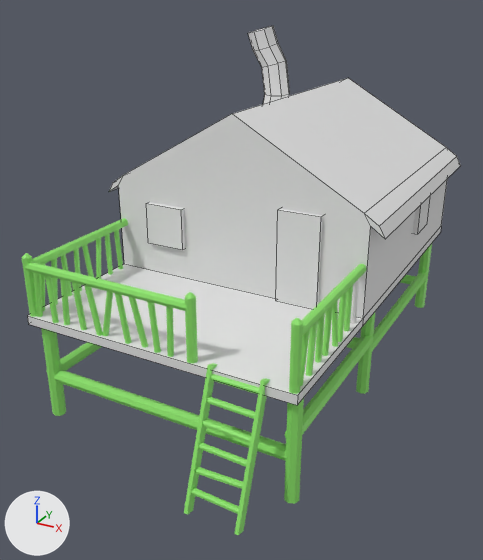
A saved change to the Blender file salemstalker/Assets/3D/buildings/swamphouse.blend.
Camera for both pictures: a 50 mm camera at (4.88, -11.48, 6.2) aimed at (-0.05, -2.53, 1.72). The lights are fixed; the arrows at lower left show +X, +Y and +Z. Mesh edges are drawn as thin lines on the coarser meshes.

Before the edit, the objects in view are built like this:
```python
me_cylinder_002 = bpy.data.meshes.new('Cylinder.002')
me_cylinder_002.from_pydata(...)  # an 8-sided cylinder along x spanning x -1.22..1.53, y -0.07..0.07, z -0.07..0.07
me_cylinder_002.materials.append(mat_wood_bitz)  # green #8fe76c
me_cylinder_033 = bpy.data.meshes.new('Cylinder.033')
me_cylinder_033.from_pydata(...)  # 40 vertices, 34 faces; spans x -0.42..0.4, y -0.4..0.33, z -0.7..1.46
me_cylinder_033.materials.append(mat_chimney)  # white #e7e7e7
me_cylinder_034 = bpy.data.meshes.new('Cylinder.034')
me_cylinder_034.from_pydata(...)  # an 8-sided cylinder along z spanning x -0.11..0.11, y -0.11..0.11, z -0.85..0.85
me_cylinder_034.materials.append(mat_wood_bitz)  # green #8fe76c
ob_cylinder_002 = bpy.data.objects.new('Cylinder.002', me_cylinder_002)
ob_cylinder_002.location = (-0.9, -5.14, 2.51)
ob_cylinder_032 = bpy.data.objects.new('Cylinder.032', me_cylinder_033)
ob_cylinder_032.location = (-1.36, 1.06, 4.04)
ob_cylinder_033 = bpy.data.objects.new('Cylinder.033', me_cylinder_034)
ob_cylinder_033.location = (-1.98, -5.03, 0.82)
# also in view: 'Cylinder.040' at (0.01, -5.02, 0.67); 'Cylinder.004' at (0.66, -5.14, 2.19); 'Cylinder.001' at (2.12, -3.95, 2.51); 'Cylinder.045' at (2.06, -3.59, 0.97); 'Cylinder.034' at (2.09, -5.03, 0.82)
```
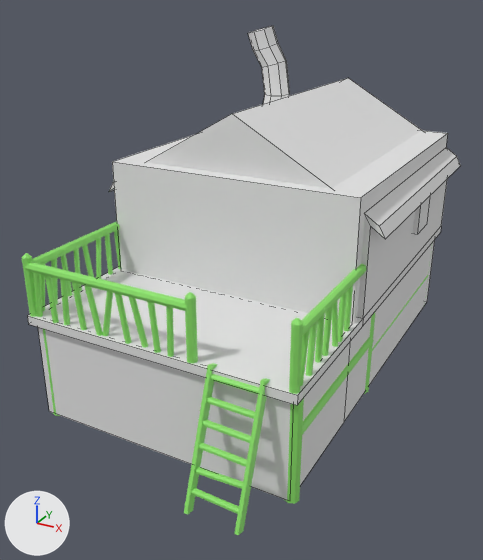
Commit message: model colonys

Boxes (x1, y1, x2, y2) around the edits, measured in the pictures (483 x 560 px):
'colision-colony', added
    after: (38, 131, 448, 500)
'Cube.001', unchanged, covered by the edit
    before: (276, 209, 323, 309)
'Cylinder.040', unchanged, covered by the edit
    before: (53, 369, 287, 461)
'Cube.002', unchanged, covered by the edit
    before: (146, 202, 185, 250)
'Cylinder.033', unchanged, covered by the edit
    before: (41, 328, 66, 416)
    after: (43, 329, 60, 416)

What changed in the scene script:
```text
Add me_cube:
    me_cube.from_pydata([(-1.0, -1.0, -1.0), (-1.0, -1.0, 1.0), (-1.0, 1.0, -1.0), (-1.0, 1.0, 1.0), (1.0, -1.0, -1.0), (1.0, -1.0, 1.0), (1.0, 1.0, -1.0), (1.0, 1.0, 1.0), (-1.0, -1.0, -0.06), (-1.0, 1.0, -0.06), (1.0, 1.0, -0.06), (1.0, -1.0, -0.06), (1.0, -1.81, -0.06), (1.0, -1.81, -1.0), (-1.0, -1.81, -1.0), (-1.0, -1.81, -0.06)], [], [(8, 1, 3, 9), (9, 3, 7, 10), (10, 7, 5, 11), (11, 5, 1, 8), (2, 6, 4, 0), (7, 3, 1, 5), (11, 8, 15, 12), (6, 10, 11, 4), (2, 9, 10, 6), (0, 8, 9, 2), (13, 12, 15, 14), (8, 0, 14, 15), (0, 4, 13, 14), (4, 11, 12, 13)])
Add ob_colision_colony:
    ob_colision_colony = bpy.data.objects.new('colision-colony', me_cube)
    ob_colision_colony.location = (0.0, -0.65, 1.81)
    ob_colision_colony.scale = (2.11, 2.47, 1.8)
```
